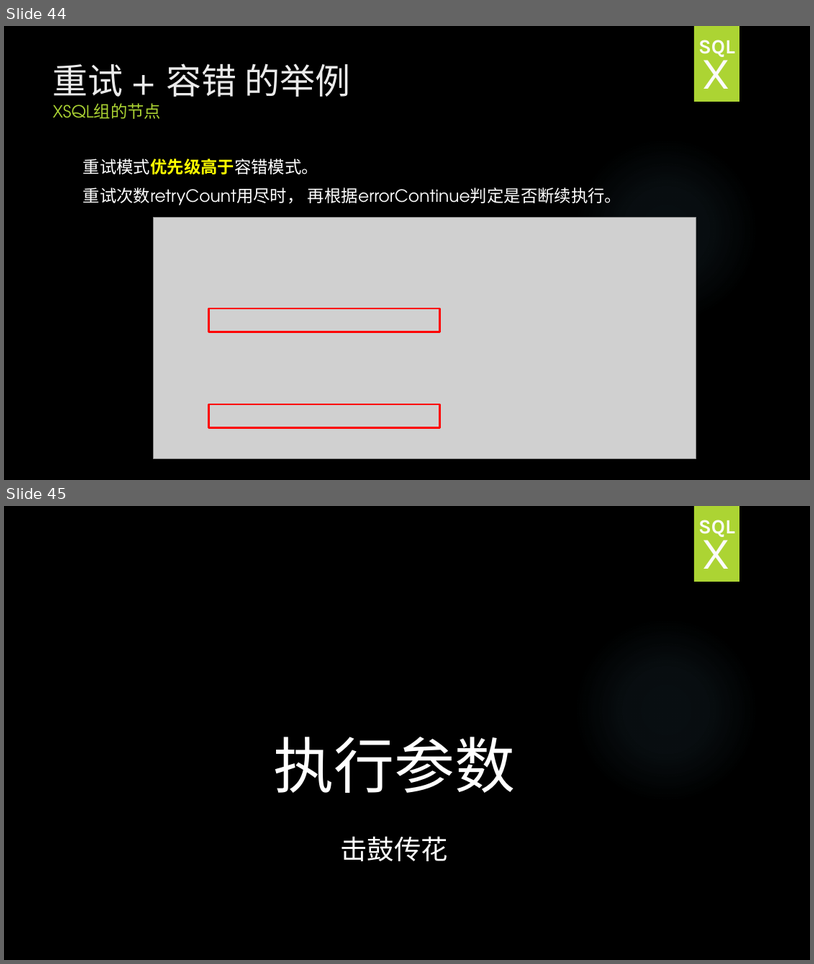
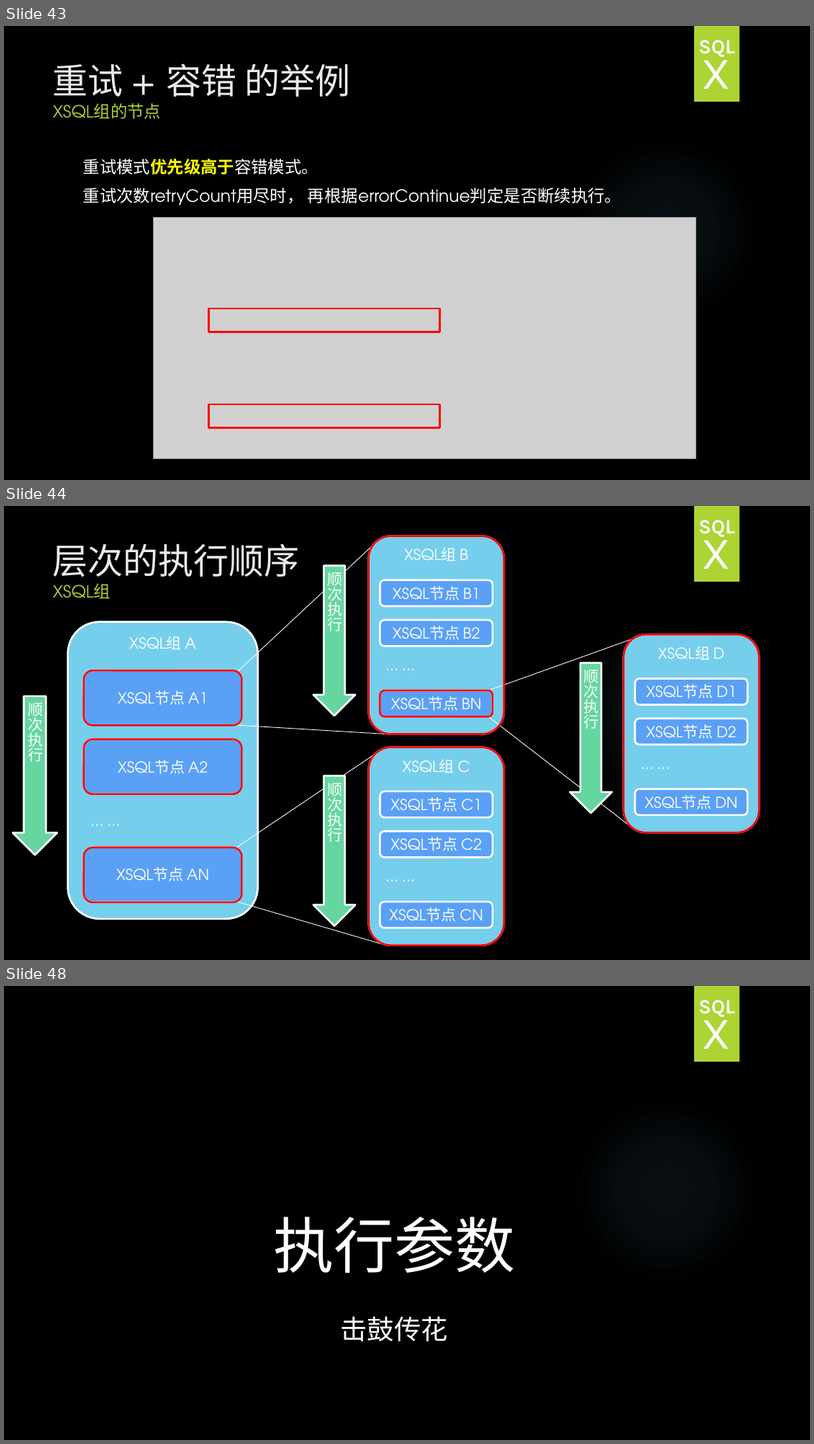
Before and after one commit to HY-ZhengWei/hy.common.XJava, a slide deck: doc/XSQLGroup技术交流.pptx. Shown one above the other, each under a label of ours: slides 44 and 45 before the commit, slides 43, 44 and 48 after it; the slides between them are not shown. The pictures are 814x964 and 814x1444 pixels, drawn with LibreOffice and Linux fonts; fonts in the diff are those of the drawing; grey boxes stand for pictures; background and template pictures are left out. Boxes give left, top, right and bottom in pixels: in the first picture for what was removed or moved away, otherwise in the second. Text is boxed around its words. In the diff, an @@ line names an element or a change of style, - is before the commit and + after.

Commit message:
4.0.8
1. 完善：XSQL组的技术交流

```diff
--- a/doc/XSQLGroup技术交流.pptx
+++ b/doc/XSQLGroup技术交流.pptx
@@ slide 44 added at [4,506,810,960], background picture (left out); not listed: 2 template elements that a slide beside it also shows @@
@@ text added at [699,520,736,537], 24 pt, text pattern #EBEBEB on #FBFBFB, bold @@
+SQL
@@ title added at [53,543,300,599], 42 pt, text #EBEBEB @@
+层次的执行顺序
+XSQL组
@@ rounded rectangle added at [369,536,504,734], outline #FF0000 2.25 pt @@
@@ text added at [702,528,731,569], 54 pt, text pattern #EBEBEB on #FBFBFB @@
+X
@@ down arrow added at [314,565,356,716], fill #65D6A0, outline #FFFFFF 2.25 pt, 18 pt, text #FFFFFF @@
+顺次执行
@@ rounded rectangle added at [624,634,759,832], outline #FF0000 2.25 pt @@
@@ rounded rectangle added at [84,671,242,726], outline #FF0000 2.25 pt @@
@@ down arrow added at [570,663,612,813], fill #65D6A0, outline #FFFFFF 2.25 pt, 18 pt, text #FFFFFF @@
+顺次执行
@@ down arrow added at [13,696,57,854], fill #65D6A0, outline #FFFFFF 2.25 pt, 18 pt, text #FFFFFF @@
+顺次执行
@@ group added at [237,536,504,734]: 4 rounded rectangles, 2 lines, 1 text @@
+XSQL组 B
+XSQL节点 B1
+… …
+XSQL节点 B2
+XSQL节点 BN
@@ rounded rectangle added at [381,690,493,716], outline #FF0000 2.25 pt @@
@@ rounded rectangle added at [84,739,242,794], outline #FF0000 2.25 pt @@
@@ rounded rectangle added at [369,746,504,944], outline #FF0000 2.25 pt @@
@@ down arrow added at [314,776,356,926], fill #65D6A0, outline #FFFFFF 2.25 pt, 18 pt, text #FFFFFF @@
+顺次执行
@@ group added at [489,634,759,832]: 4 rounded rectangles, 2 lines, 1 text @@
+XSQL组 D
+XSQL节点 D1
+… …
+XSQL节点 D2
+XSQL节点 DN
@@ group added at [67,621,257,919]: 4 rounded rectangles, 1 text @@
+XSQL组 A
+XSQL节点 A1
+XSQL节点 A2
+XSQL节点 AN
+… …
@@ rounded rectangle added at [84,847,242,902], outline #FF0000 2.25 pt @@
@@ group added at [237,746,504,945]: 4 rounded rectangles, 2 lines, 1 text @@
+XSQL组 C
+XSQL节点 C1
+… …
+XSQL节点 C2
+XSQL节点 CN
@@ what was slide 44 is now slide 43 @@
@@ what was slide 45 is now slide 48 @@
```
Also in this commit, not shown: 5 slides changed, 16 other slides added, 1 slide removed.
